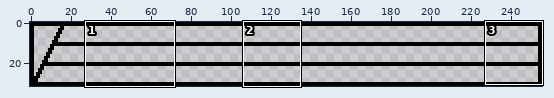
Two states of a pixel-art file, Assets/Raw/Sprites/Interface/EmptyHealthBar.aseprite. The picture above shows the old version from afar; the outline marks the close-up.
Close-up. Before:
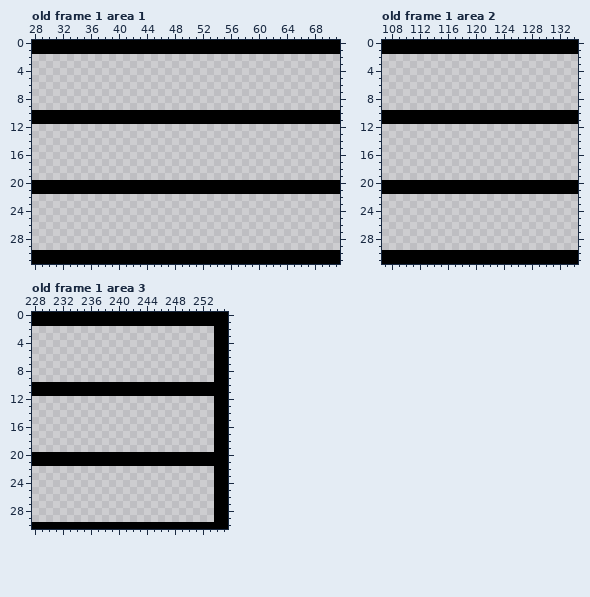
256x32 pixels, 1 frame. Shown: old frame 1 area 1: x 28..71, y 0..31; old frame 1 area 2: x 107..134, y 0..31; old frame 1 area 3: x 228..255, y 0..30.
Once edited:
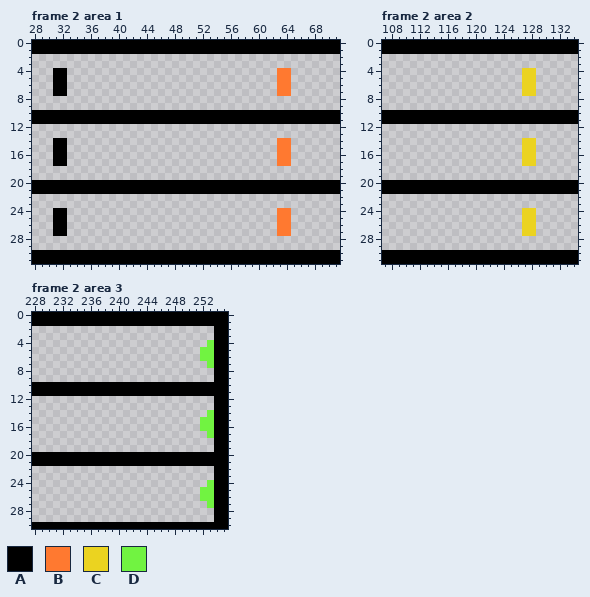
Palette (. is transparent): A #000000  B #ff7930  C #ebd320  D #71f341
A new or re-ordered frame is compared with the old frame closest to it.
Difference:
frames 1 -> 2
layer "Sparkles" added
--- frame 2 area 1 is new; against old frame 1, layer "Sparkles"
@@ x 28..71 @@
  3 ............................................
- 4 ............................................
- 5 ............................................
- 6 ............................................
- 7 ............................................
+ 4 ...AA..............................BB.......
+ 5 ...AA..............................BB.......
+ 6 ...AA..............................BB.......
+ 7 ...AA..............................BB.......
  8 ............................................
@@ x 28..71 @@
 13 ............................................
-14 ............................................
-15 ............................................
-16 ............................................
-17 ............................................
+14 ...AA..............................BB.......
+15 ...AA..............................BB.......
+16 ...AA..............................BB.......
+17 ...AA..............................BB.......
 18 ............................................
@@ x 28..71 @@
 23 ............................................
-24 ............................................
-25 ............................................
-26 ............................................
-27 ............................................
+24 ...AA..............................BB.......
+25 ...AA..............................BB.......
+26 ...AA..............................BB.......
+27 ...AA..............................BB.......
 28 ............................................
--- frame 2 area 2 is new; against old frame 1, layer "Sparkles"
@@ x 125..130 @@
  3 ......
- 4 ......
- 5 ......
- 6 ......
- 7 ......
+ 4 ..CC..
+ 5 ..CC..
+ 6 ..CC..
+ 7 ..CC..
  8 ......
@@ x 125..130 @@
 13 ......
-14 ......
-15 ......
-16 ......
-17 ......
+14 ..CC..
+15 ..CC..
+16 ..CC..
+17 ..CC..
 18 ......
@@ x 125..130 @@
 23 ......
-24 ......
-25 ......
-26 ......
-27 ......
+24 ..CC..
+25 ..CC..
+26 ..CC..
+27 ..CC..
 28 ......
--- frame 2 area 3 is new; against old frame 1, layer "Sparkles"
@@ x 250..255 @@
  3 ....AA
- 4 ....AA
- 5 ....AA
- 6 ....AA
- 7 ....AA
+ 4 ...DAA
+ 5 ..DDAA
+ 6 ..DDAA
+ 7 ...DAA
  8 ....AA
@@ x 250..255 @@
 13 ....AA
-14 ....AA
-15 ....AA
-16 ....AA
-17 ....AA
+14 ...DAA
+15 ..DDAA
+16 ..DDAA
+17 ...DAA
 18 ....AA
@@ x 250..255 @@
 23 ....AA
-24 ....AA
-25 ....AA
-26 ....AA
-27 ....AA
+24 ...DAA
+25 ..DDAA
+26 ..DDAA
+27 ...DAA
 28 ....AA
